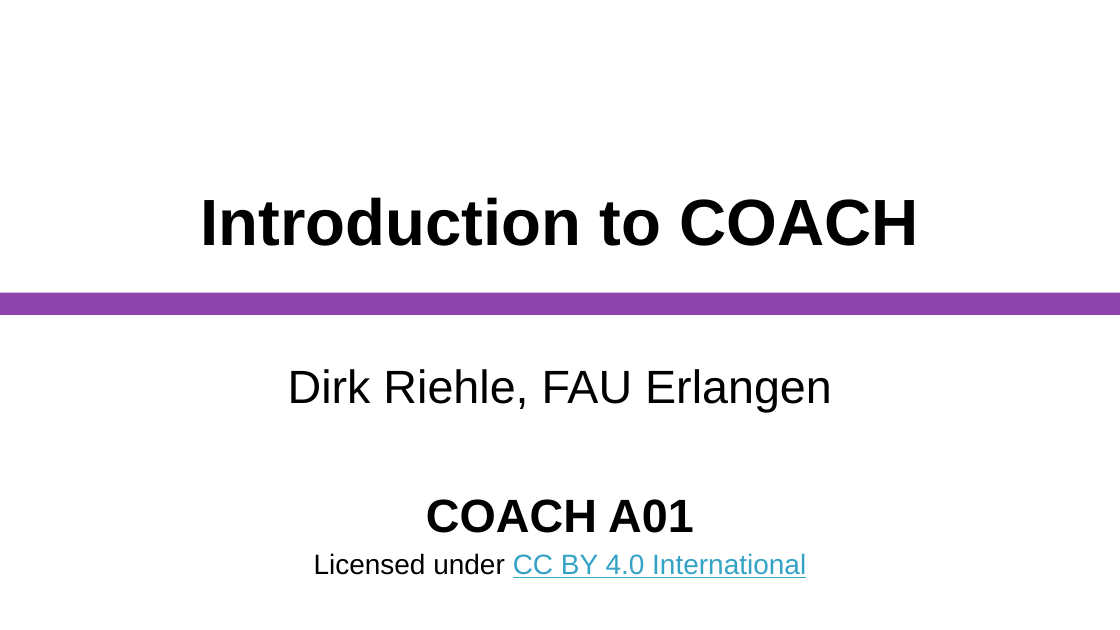
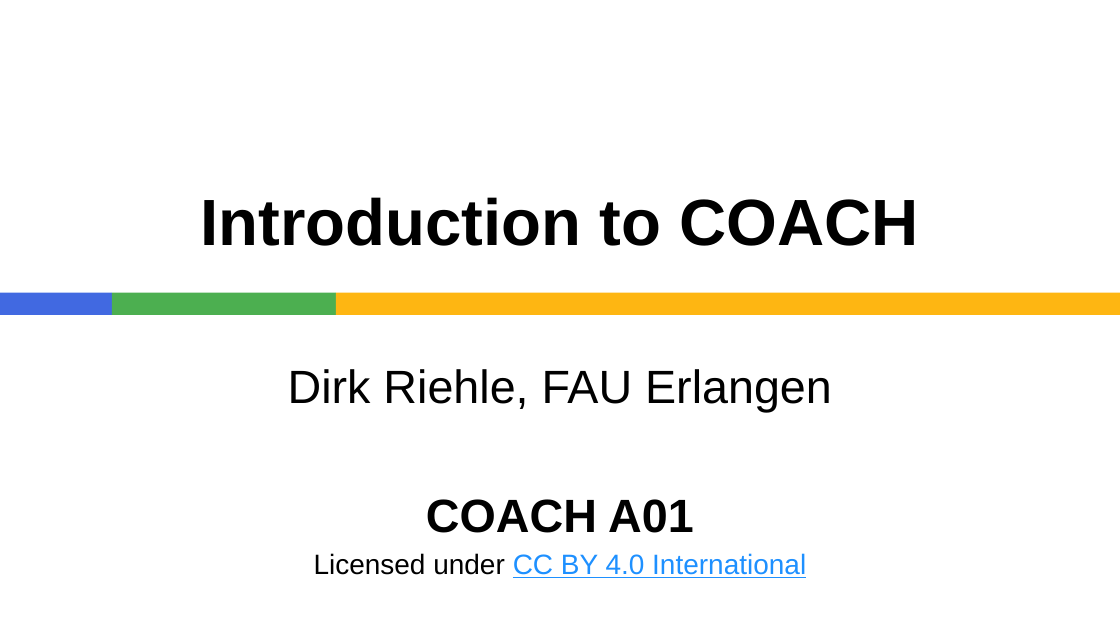
Before and after one commit to dirkriehle/coach-course, a slide deck: slide 1 of Lecture Slides/COACH A01 - Introduction.pptx. Drawn at 1120x630 pixels with LibreOffice and Linux fonts; fonts in the diff are those of the drawing. Boxes give left, top, right and bottom in pixels: in the first picture for what was removed or moved away, otherwise in the second. Text is boxed around its words. In the diff, an @@ line names an element or a change of style, - is before the commit and + after.

```diff
--- a/Lecture Slides/COACH A01 - Introduction.pptx
+++ b/Lecture Slides/COACH A01 - Introduction.pptx
@@ rectangle added at box(0, 292, 112, 315), fill #4169E1 @@
@@ rectangle added at box(112, 292, 336, 315), fill #4CAF50 @@
@@ rectangle: place and size @@
-rectangle at box(0, 292, 1120, 315)
+rectangle at box(336, 292, 1120, 315)
@@ rectangle at box(336, 292, 1120, 315): fill #8E44AD to #FEB612 @@
@@ subtitle at box(314, 553, 806, 578): text colour #34A3C5 to #1E90FF in "CC BY 4.0 International" @@
```
Also in this commit, not shown: 18 other slides changed, 2 slides added, 5 other files.
